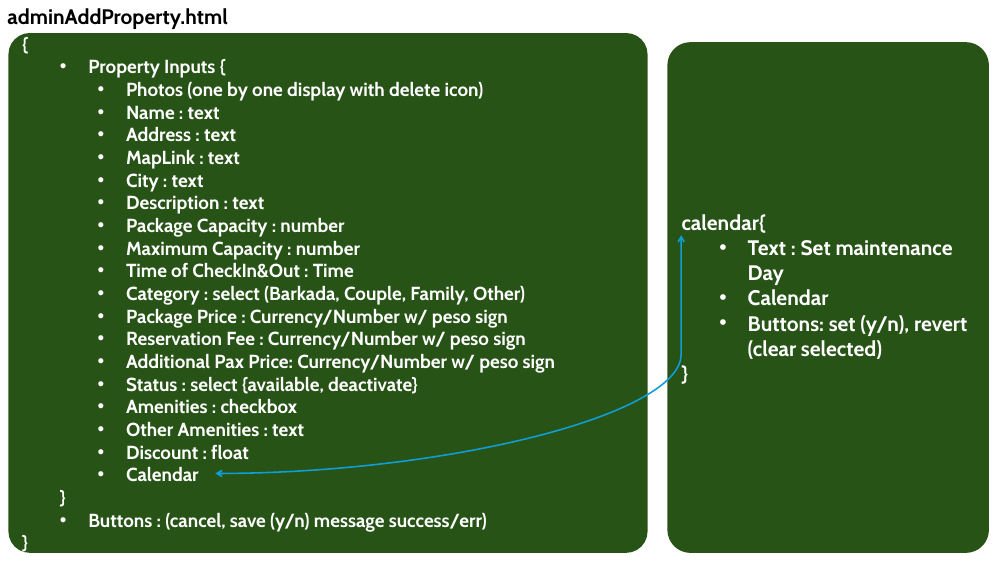
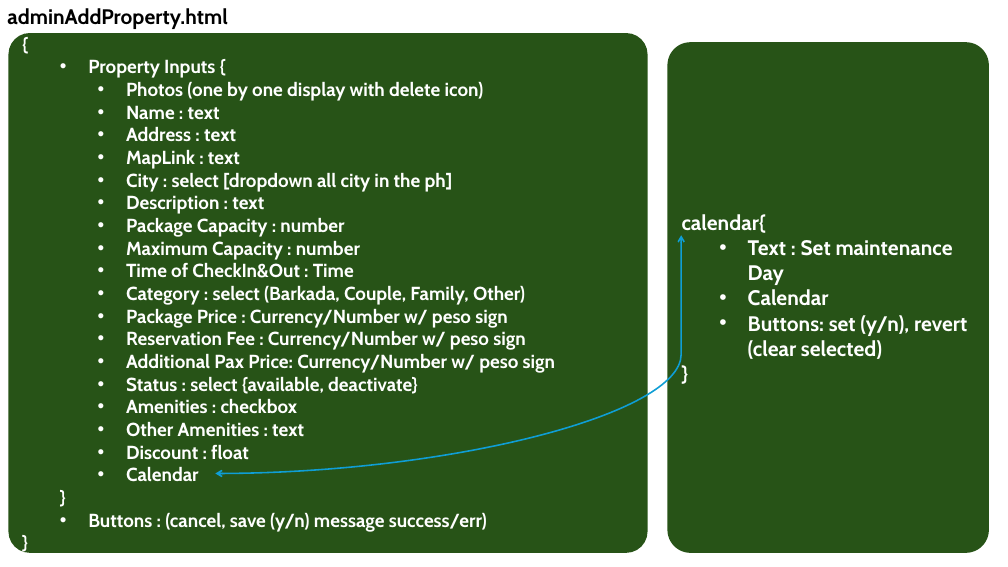
Before and after one commit to Booking-Resevation-Betcha-Homie-House/CAPSTONE-Development-Road-Map, a slide deck: slide 17 of betchaBooking-USECASE.pptx. Drawn at 1008x567 pixels with LibreOffice and Linux fonts; fonts in the diff are those of the drawing. Boxes give left, top, right and bottom in pixels: in the first picture for what was removed or moved away, otherwise in the second. Text is boxed around its words. In the diff, an @@ line names an element or a change of style, - is before the commit and + after.

```diff
--- a/betchaBooking-USECASE.pptx
+++ b/betchaBooking-USECASE.pptx
@@ text in rounded rectangle at (126,173,453,192): text changed @@
-    • City : text
+    • City : select [dropdown all city in the ph]
```
Also in this commit, not shown: 7 other slides changed, 1 slide added, 1 other file.
